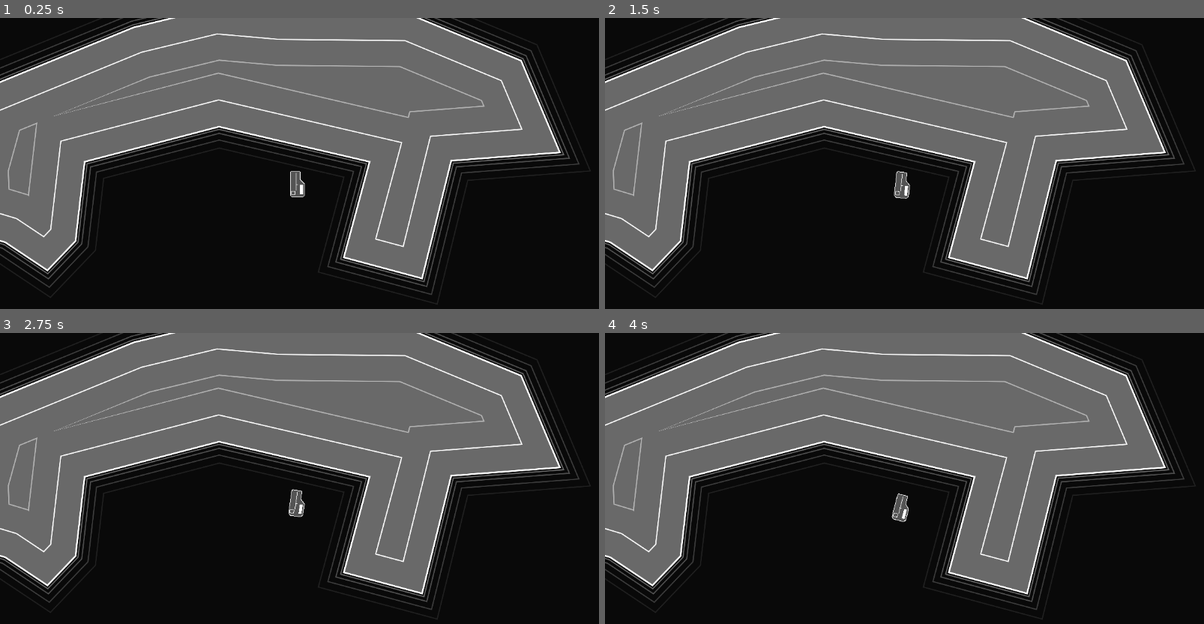
Above: before the commit, frames 1-4 (two rows, left to right).
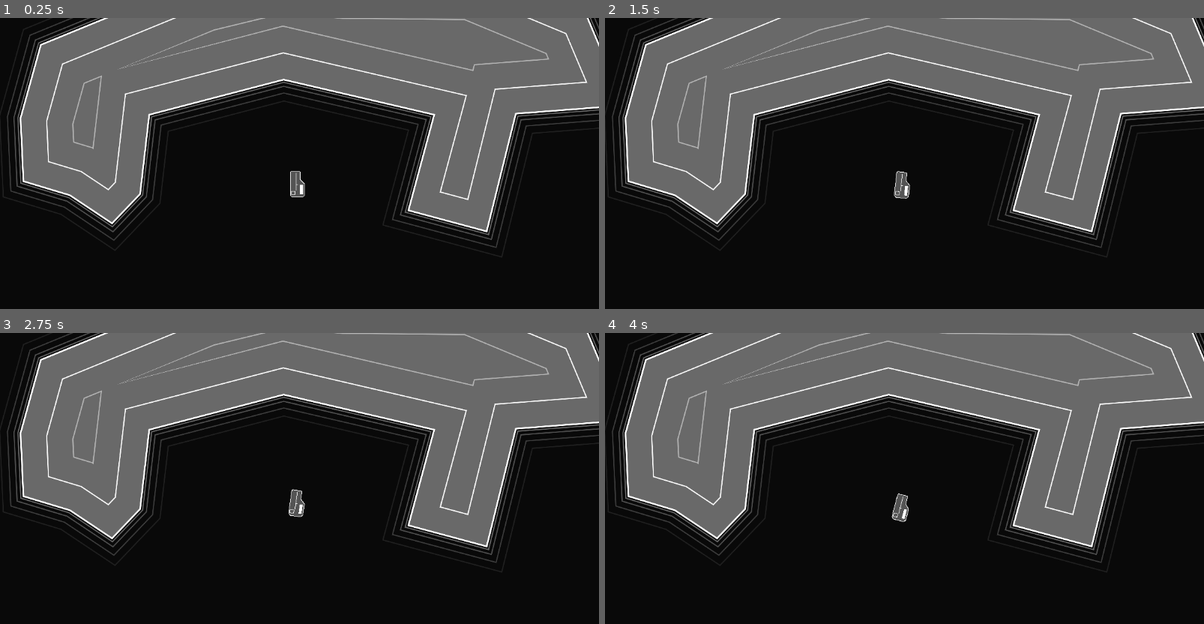
Above: after the commit, the same moments.

Repository: Ninjars/GodotCarrier2D
Game: Godot game, scene res://Levels/sandbox.tscn
Two runs of this game, one before a commit and one after it. Both use one fixed random seed, a clock stepped at 60 frames per second and the inputs below.
Inputs:
- Up to frame 1 (0.25 s): no input
- Up to frame 2 (1.5 s): tap Enter at 0.5 s; hold D (rotate_right) 0.53-1.28 s; hold S (decelerate) 0.53-1.28 s; tap Space at 1.25 s; hold A (rotate_left) from 1.28 s (still down); tap S (decelerate) at 1.35 s
- Up to frame 3 (2.75 s): release A (rotate_left) at 2.03 s; hold D (rotate_right) from 2.03 s (still down); hold S (decelerate) from 2.03 s (still down)
- Up to frame 4 (4 s): release D (rotate_right) at 2.78 s; release S (decelerate) at 2.78 s; hold W (accelerate) 2.78-3.53 s; tap S (decelerate) at 2.85 s; tap Enter at 3.5 s; hold A (rotate_left) from 3.53 s (still down); hold S (decelerate) from 3.53 s (still down)

The runs differ from the first frame. In frame 1, 33% of the frame differs, in the area x 0-100%, y 0-96%; in frame 2, 33%; in frame 3, 33%; in frame 4, 33%.

Commit message:
correction to IslandVisuals and NavigationObstacle positioning

Diff:
--- a/Scripts/IslandNavigationObstacle2D.gd
+++ b/Scripts/IslandNavigationObstacle2D.gd
@@ -4,3 +4,4 @@
 
 func _ready():
 	vertices = shape.polygon
+	translate(shape.position)
--- a/Scripts/IslandVisuals.gd
+++ b/Scripts/IslandVisuals.gd
@@ -7,6 +7,9 @@
 @export var insideLineColor: Color = Color.WHITE
 @export var outsideLineColor: Color = Color.DIM_GRAY
 @export var stepDistance: float = 10
+
+func _ready():
+	translate(shape.position)
 
 func _draw():
 	draw_colored_polygon(shape.polygon, fillColor)
